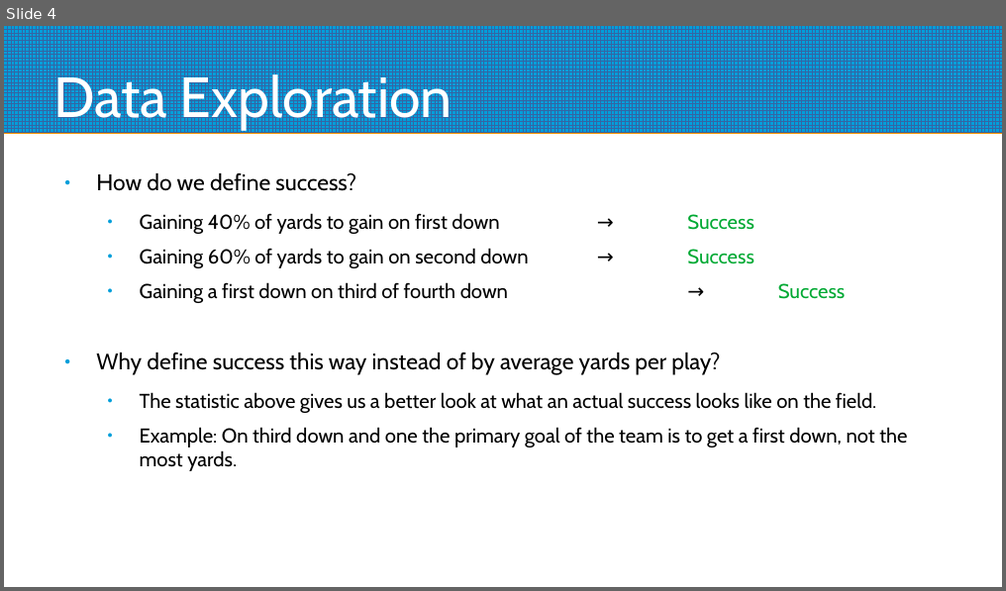
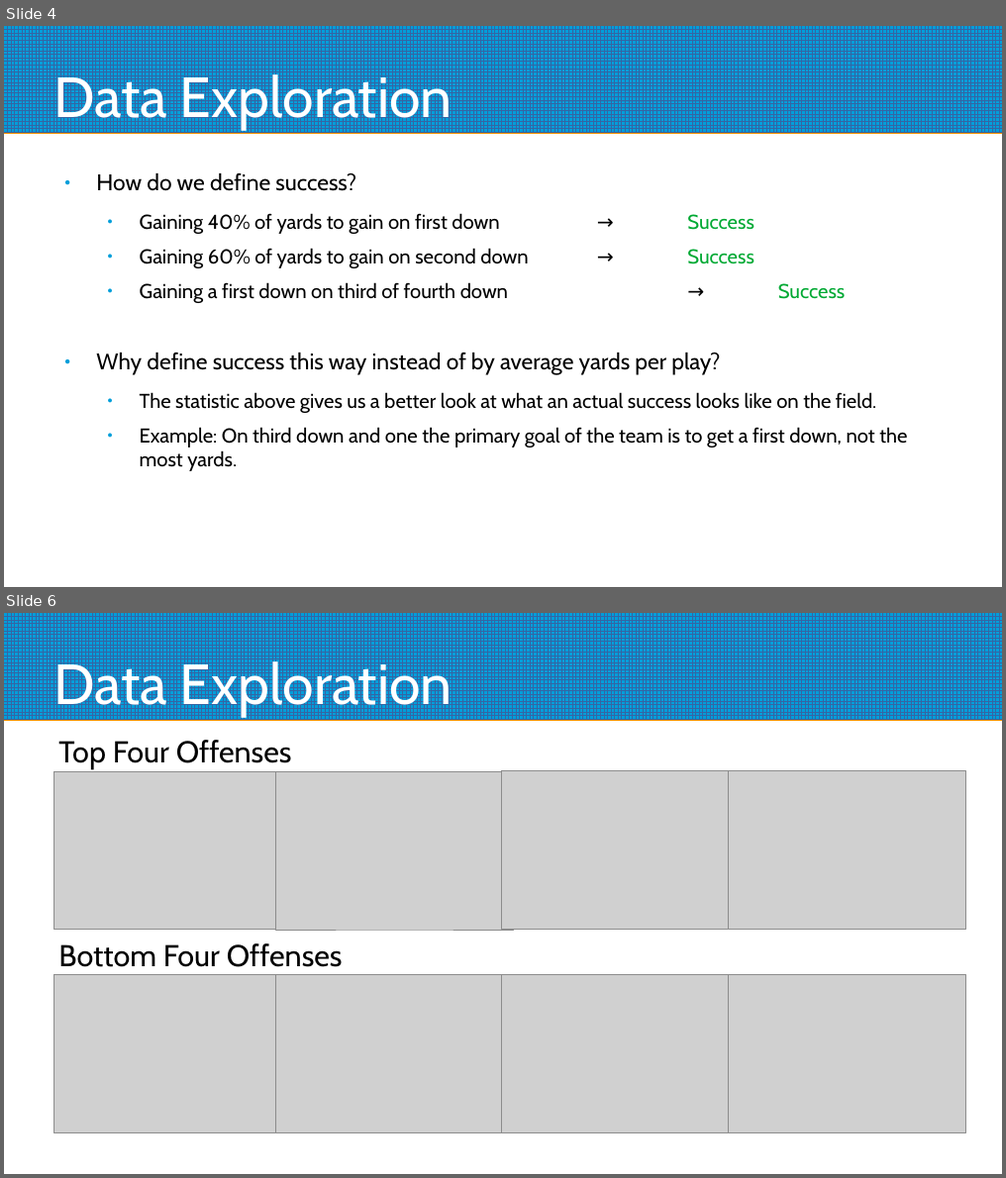
Before and after one commit to Kellenpoto/Capstone-1-Repository, a slide deck: presentation.odp. Shown one above the other, each under a label of ours: slide 4 before the commit, slides 4 and 6 after it; the slides between them are not shown. The pictures are 1006x591 and 1006x1178 pixels, drawn with LibreOffice and Linux fonts; fonts in the diff are those of the drawing; grey boxes stand for pictures. Boxes give left, top, right and bottom in pixels: in the first picture for what was removed or moved away, otherwise in the second. Text is boxed around its words. In the diff, an @@ line names an element or a change of style, - is before the commit and + after.

```diff
--- a/presentation.odp
+++ b/presentation.odp
@@ slide 6 added at [4,613,1002,1174], background #FFFFFF; not listed: 1 template element that a slide beside it also shows @@
@@ title added at [54,656,452,716], 45 pt, text #FFFFFF @@
+Data Exploration
@@ text added at [58,740,292,769], 24 pt, text #000000 @@
+Top Four Offenses
@@ picture added at [54,771,291,930] @@
@@ picture added at [275,771,514,930] @@
@@ picture added at [502,771,741,930] @@
@@ picture added at [729,771,966,930] @@
@@ text added at [58,944,343,967], 24 pt, text #000000 @@
+Bottom Four Offenses
@@ picture added at [54,975,292,1134] @@
@@ picture added at [275,975,514,1134] @@
@@ picture added at [502,975,741,1134] @@
@@ picture added at [729,975,966,1134] @@
```
Also in this commit, not shown: 3 slides changed, 2 slides removed, 34 other files.
